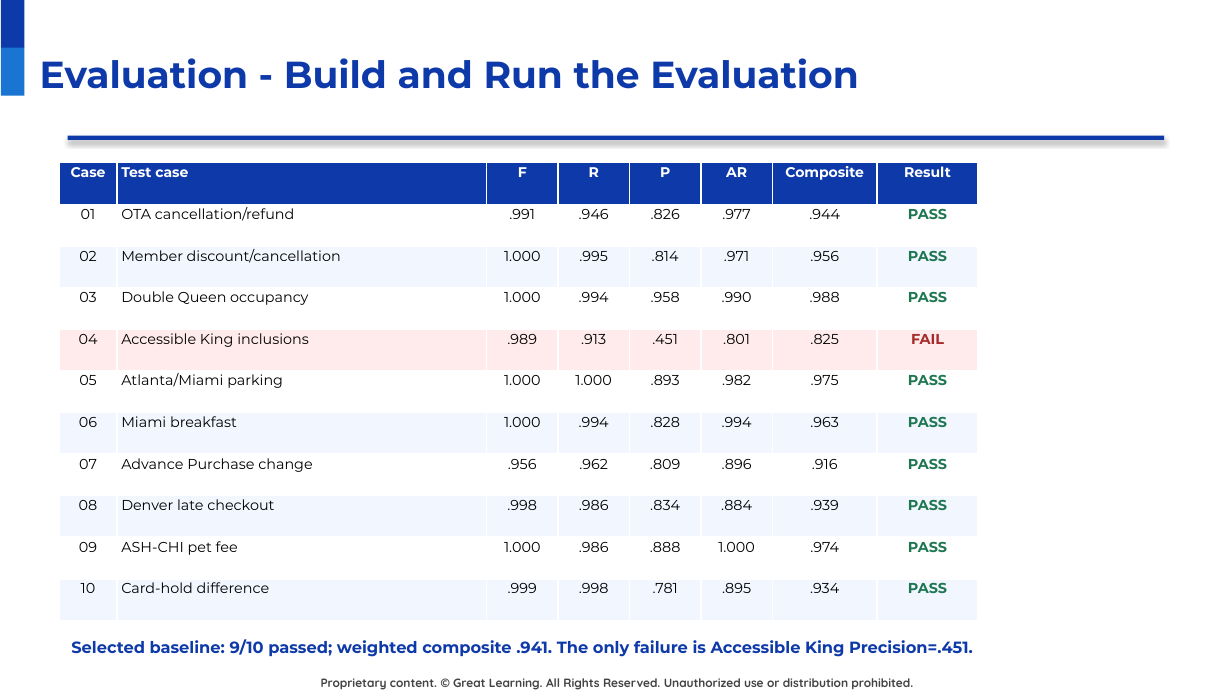
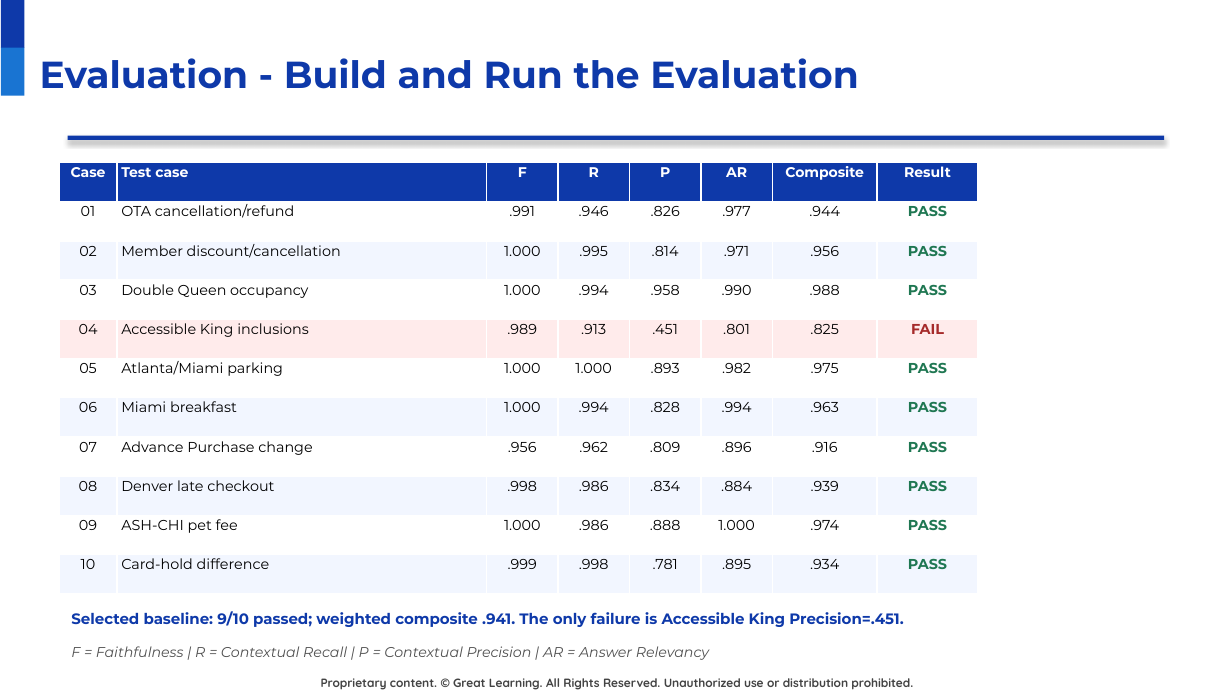
Before and after one commit to raovutukoor1/aurora-stay-qna, a slide deck: slide 19 of presentations/Aurora_Stays_RAG_Project_Presentation_Template_Style.pptx. Drawn at 1232x693 pixels with LibreOffice and Linux fonts; fonts in the diff are those of the drawing; background and template pictures are left out. Boxes give left, top, right and bottom in pixels: in the first picture for what was removed or moved away, otherwise in the second. Text is boxed around its words. In the diff, an @@ line names an element or a change of style, - is before the commit and + after.

Commit message:
Add metric footnote to slide 19

```diff
--- a/presentations/Aurora_Stays_RAG_Project_Presentation_Template_Style.pptx
+++ b/presentations/Aurora_Stays_RAG_Project_Presentation_Template_Style.pptx
@@ table: place and size @@
-table at [59, 163, 978, 621]
+table at [59, 163, 978, 594]
@@ text "Selected baseline: 9/10 passed; weighted ...": place and size @@
-text "Selected baseline: 9/10 passed; weighted ..." at [71, 639, 973, 657]
+text "Selected baseline: 9/10 passed; weighted ..." at [71, 611, 903, 627]
@@ text "Selected baseline: 9/10 passed; weighted ..." at [71, 611, 903, 627]: size 9.5 to 8.8 pt @@
@@ text added at [71, 646, 709, 660], 8.3 pt, text #505050, italic @@
+F = Faithfulness | R = Contextual Recall | P = Contextual Precision | AR = Answer Relevancy
```
Also in this commit, not shown: 2 other files.
